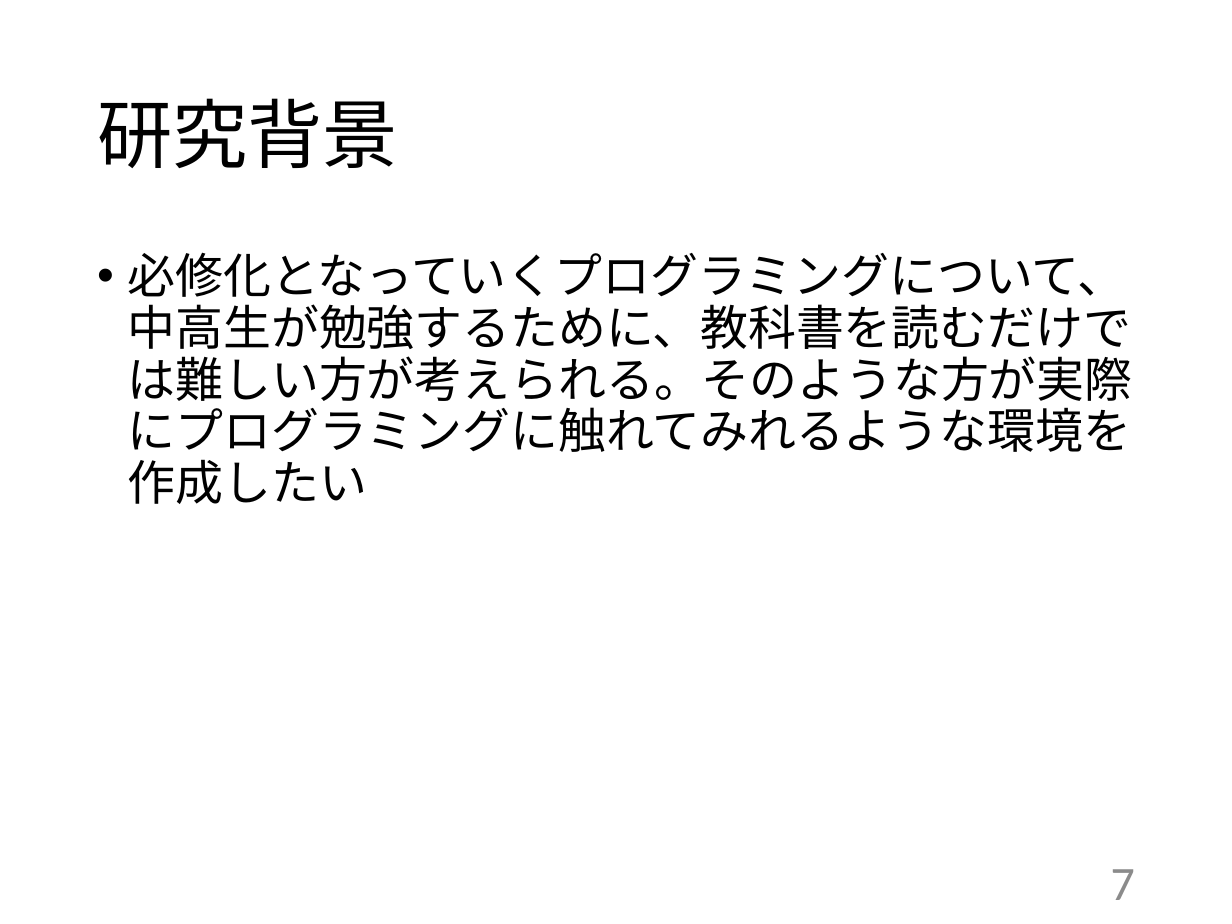
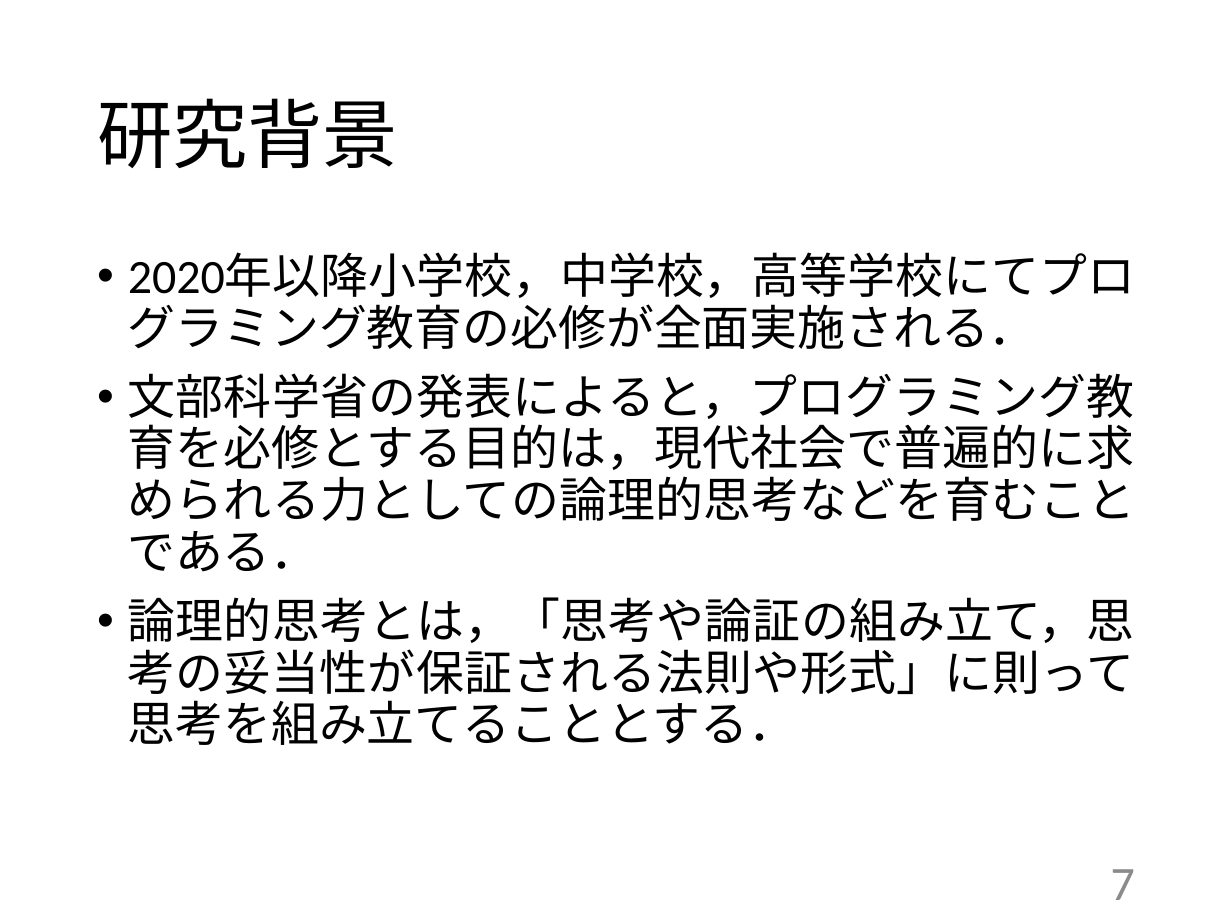
Before and after one commit to kait-takanolab/1821121-shimaoka-thesis, a slide deck: slide 7 of 1821121_shimaoka_sotsuken.pptx. Drawn at 1232x924 pixels with LibreOffice and Linux fonts; fonts in the diff are those of the drawing. Boxes give left, top, right and bottom in pixels: in the first picture for what was removed or moved away, otherwise in the second. Text is boxed around its words. In the diff, an @@ line names an element or a change of style, - is before the commit and + after.

```diff
--- a/1821121_shimaoka_sotsuken.pptx
+++ b/1821121_shimaoka_sotsuken.pptx
@@ text at (128, 253, 1136, 745): text changed @@
-• 必修化となっていくプログラミングについて、中高生が勉強するために、教科書を読むだけでは難しい方が考えられる。そのような方が実際にプログラミングに触れてみれるような環境を作成したい
+• 2020年以降小学校，中学校，高等学校にてプログラミング教育の必修が全面実施される．
+• 文部科学省の発表によると，プログラミング教育を必修とする目的は，現代社会で普遍的に求められる力としての論理的思考などを育むことである．
+• 論理的思考とは，「思考や論証の組み立て，思考の妥当性が保証される法則や形式」に則って思考を組み立てることとする．
```
Also in this commit, not shown: 4 other slides changed, 4 slides added.
